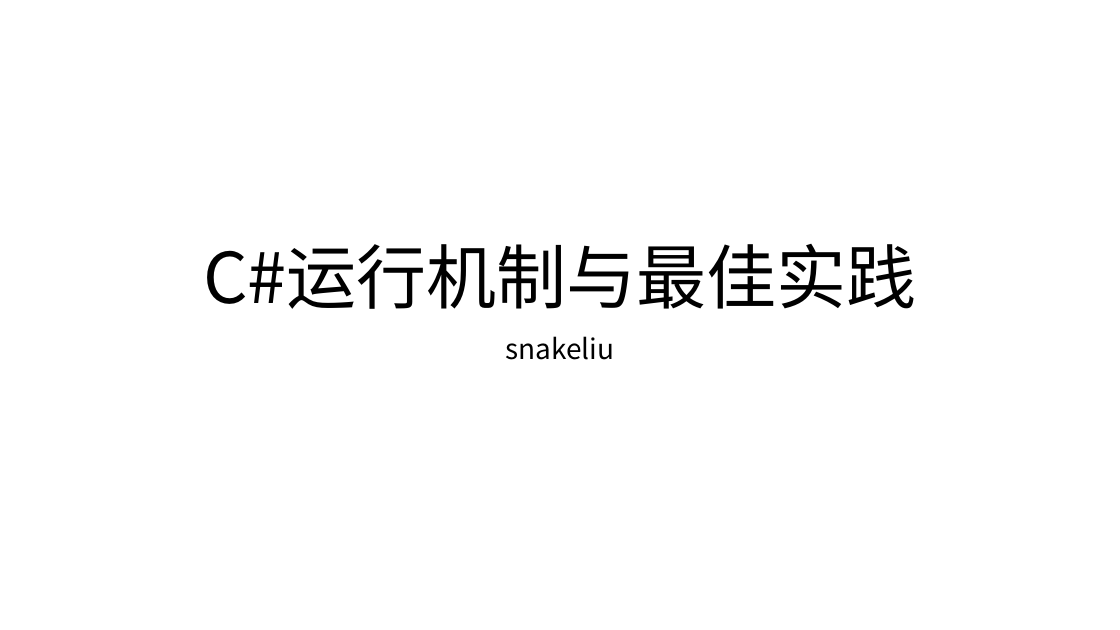
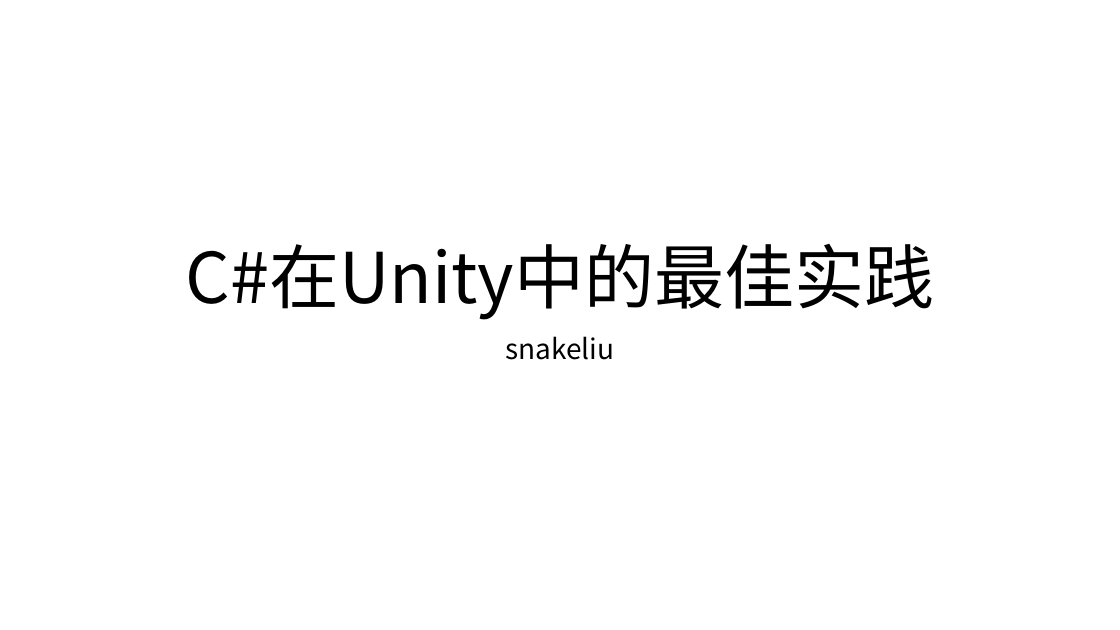
Before and after one commit to snakealpha/DotNetSession, a slide deck: slide 1 of pptx.pptx.pptx. Drawn at 1120x630 pixels with LibreOffice and Linux fonts; fonts in the diff are those of the drawing. Boxes give left, top, right and bottom in pixels: in the first picture for what was removed or moved away, otherwise in the second. Text is boxed around its words. In the diff, an @@ line names an element or a change of style, - is before the commit and + after.

```diff
--- a/pptx.pptx.pptx
+++ b/pptx.pptx.pptx
@@ title at box(186, 244, 935, 320): text changed @@
-C#运行机制与最佳实践
+C#在Unity中的最佳实践
```
Also in this commit, not shown: 1 other slide changed.
